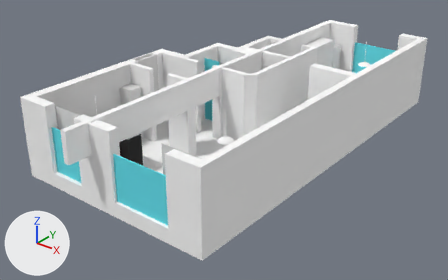
Renders of the Blender file home.blend from each side of a commit.
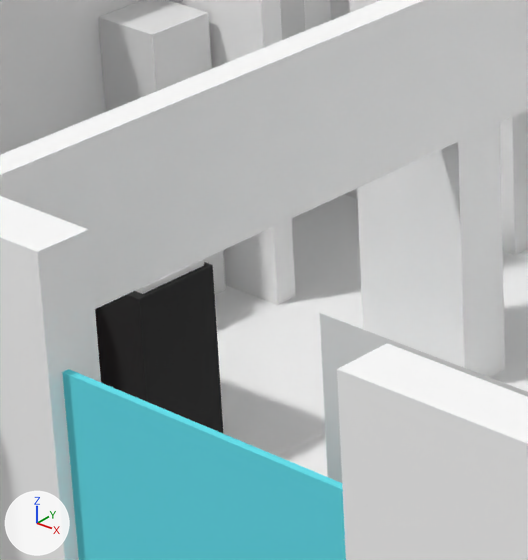
Each version is shown whole from a 50 mm camera at (12.75, -16.02, 9.7) aimed at (0.41, -0.59, 0.13), then close up on the part from 23% to 45% of the width and 30% to 68% of the height. The lights are fixed; the arrows at lower left show +X, +Y and +Z.

The first close-up shows 'Cube.003', 'booze_cabinet', 'curtain', 'door_out', 'roof_beam', 'walls', 'window'.
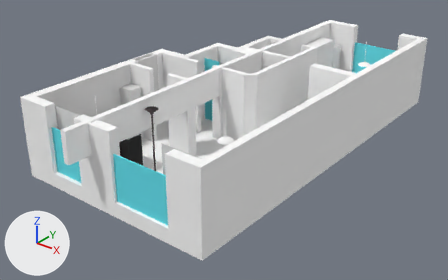
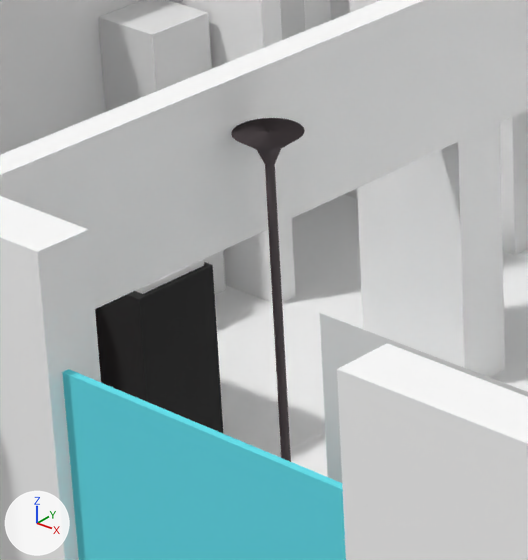
Edits to the bpy script that builds the scene:
```text
Change ob_dance_pole:
    remove ob_dance_pole.hide_viewport = True
```

Location of each change, (x1, y1, x2, y2) in pixels of the close-ups (528 x 560 px):
'dance_pole', shown
    after: (231, 118, 305, 462)
